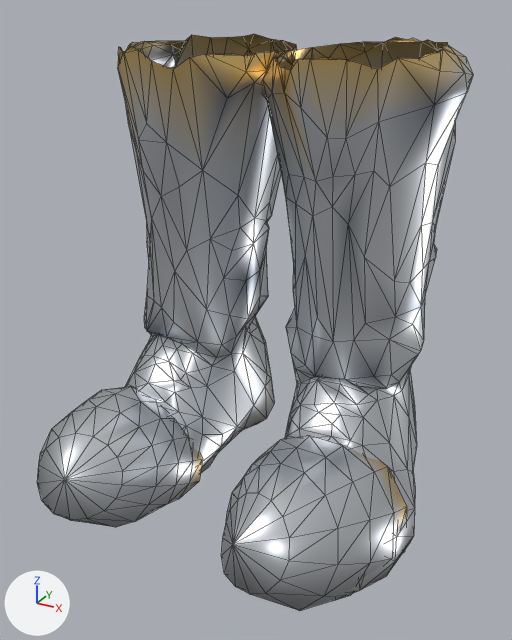
An edit to the glTF model assets_src/armor/aydor_1/heavy_b_feet.glb, drawn before and after from the same camera.
One viewpoint serves both versions: a 50 mm lens placed at (0.325, -0.613, 0.46), pointed at (0.018, -0.055, 0.181). Every picture has the same lights, and +X, +Y and +Z are marked at lower left. The older version comes first. Mesh edges are drawn as thin lines. Vertices at exactly the same position are counted once.

The first picture shows 'heavy_b_feet'.
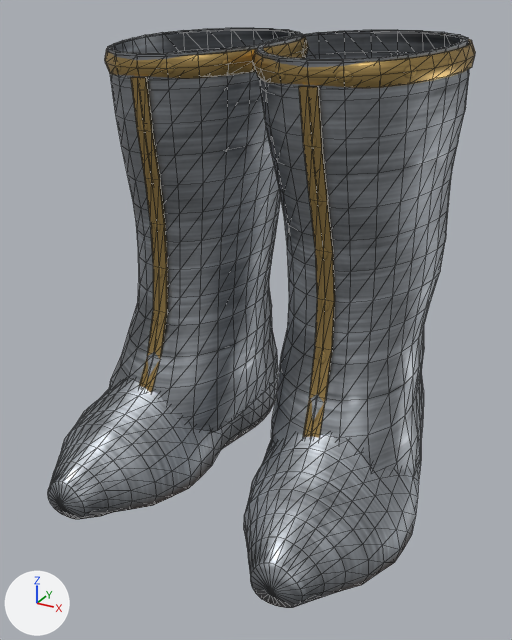
Pixel boxes (x1, y1, x2, y2) of what changed, in the pictures (512 x 640 px):
'heavy_b_feet', reshaped
    before: (37, 34, 473, 611)
    after: (48, 28, 475, 608)
part 1 of me_heavy_b_feet, rebuilt
    before: (261, 37, 473, 594)
    after: (257, 30, 469, 471)
part 2 of me_heavy_b_feet, rebuilt
    before: (118, 34, 297, 473)
    after: (107, 28, 302, 433)
part 3 of me_heavy_b_feet, rebuilt
    before: (221, 435, 407, 611)
    after: (244, 434, 421, 608)
part 4 of me_heavy_b_feet, rebuilt
    before: (37, 386, 203, 527)
    after: (48, 373, 278, 519)
part 5 of me_heavy_b_feet, added (brown)
    after: (253, 39, 475, 88)
part 6 of me_heavy_b_feet, added (brown)
    after: (105, 36, 309, 79)
part 7 of me_heavy_b_feet, added (brown)
    after: (299, 86, 335, 438)
part 8 of me_heavy_b_feet, added (brown)
    after: (131, 77, 167, 393)

Patch to the scene script:
```diff
--- a/assets_src/armor/aydor_1/heavy_b_feet.glb.py
+++ b/assets_src/armor/aydor_1/heavy_b_feet.glb.py
@@ img_trim_n_png @@
+img_trim_n_png = load_image('trim_n.png', '../textures/trim_n.png', 128, 64, 'Non-Color')
@@ img_trim_orm_png @@
+img_trim_orm_png = load_image('trim_orm.png', '../textures/trim_orm.png', 128, 64, 'Non-Color')
@@ img_trim_c_png @@
+img_trim_c_png = load_image('trim_c.png', '../textures/trim_c.png', 128, 64, 'sRGB')
@@ img_steel_n_png @@
+img_steel_n_png = load_image('steel_n.png', '../textures/steel_n.png', 256, 256, 'Non-Color')
@@ img_steel_orm_png @@
+img_steel_orm_png = load_image('steel_orm.png', '../textures/steel_orm.png', 256, 256, 'Non-Color')
@@ img_steel_c_png @@
+img_steel_c_png = load_image('steel_c.png', '../textures/steel_c.png', 256, 256, 'sRGB')
@@ mat_trim @@
+mat_trim = bpy.data.materials.new('trim')
+# uses the picture img_trim_c_png
+# uses the picture img_trim_n_png
+# uses the picture img_trim_orm_png
@@ mat_steel @@
+mat_steel = bpy.data.materials.new('steel')
+# uses the picture img_steel_c_png
+# uses the picture img_steel_n_png
+# uses the picture img_steel_orm_png
@@ me_heavy_b_feet @@
 # used by ob_heavy_b_feet; location = (0.0, 0.0, 0.0)
-me_heavy_b_feet.from_pydata(...)  # 884 vertices, 1651 faces; spans x -0.195..0.197, y -0.228..0.133, z -0.011..0.434
-me_heavy_b_feet.materials.append(mat_metal)
+me_heavy_b_feet.from_pydata(...)  # 1864 vertices, 3488 faces; spans x -0.193..0.195, y -0.212..0.126, z -0.011..0.44
+# me_heavy_b_feet part 1: the loose piece of 352 vertices spanning x -0.009..0.197, y -0.192..0.132, z -0.011..0.434 is rebuilt with 384 vertices and now spans x -0.009..0.182, y -0.111..0.125, z 0.033..0.44, in mat_steel
+# me_heavy_b_feet part 2: the loose piece of 338 vertices spanning x -0.192..0.008, y -0.194..0.133, z -0.011..0.434 is rebuilt with 384 vertices and now spans x -0.184..0.009, y -0.109..0.125, z 0.033..0.44, in mat_steel
+# me_heavy_b_feet part 3: the loose piece of 97 vertices spanning x 0.031..0.195, y -0.228..-0.052, z -0.011..0.092 is rebuilt with 386 vertices and now spans x 0.026..0.195, y -0.212..0.123, z -0.011..0.141, in mat_steel
+# me_heavy_b_feet part 4: the loose piece of 97 vertices spanning x -0.195..-0.031, y -0.228..-0.058, z -0.011..0.092 is rebuilt with 386 vertices and now spans x -0.193..-0.025, y -0.211..0.124, z -0.011..0.14, in mat_steel
+# me_heavy_b_feet part 5: a new loose piece of 120 vertices spanning x -0.014..0.177, y -0.091..0.126, z 0.402..0.439, in mat_trim
+# me_heavy_b_feet part 6: a new loose piece of 120 vertices spanning x -0.176..0.015, y -0.09..0.126, z 0.402..0.439, in mat_trim
+# me_heavy_b_feet part 7: a new loose piece of 42 vertices spanning x 0.075..0.106, y -0.102..-0.058, z 0.072..0.404, in mat_trim
+# me_heavy_b_feet part 8: a new loose piece of 42 vertices spanning x -0.105..-0.073, y -0.102..-0.059, z 0.072..0.404, in mat_trim
+me_heavy_b_feet.materials.append(mat_steel)
+me_heavy_b_feet.materials.append(mat_trim)
```
